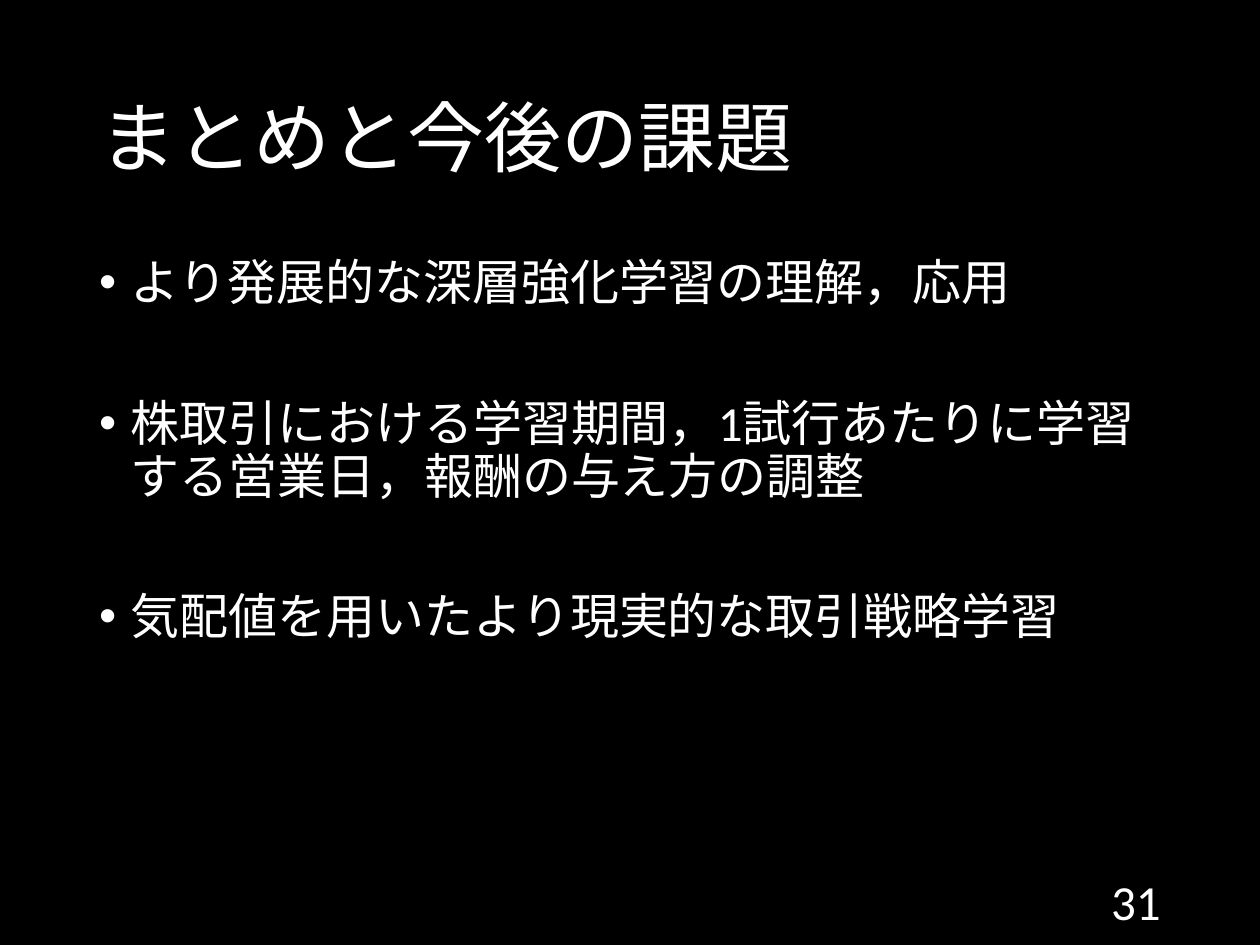
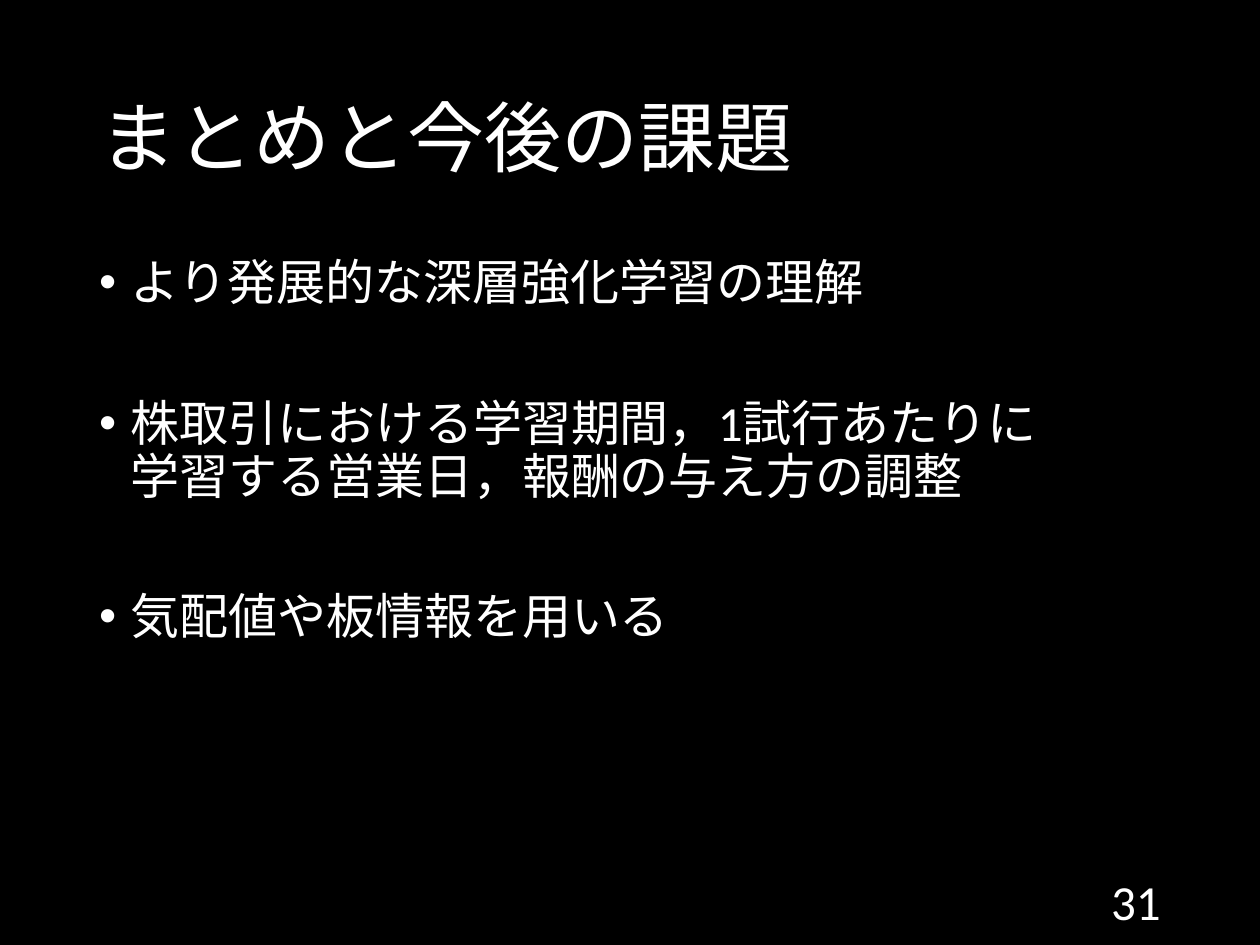
Before and after one commit to 1g-hub/ozeki, a slide deck: slide 31 of B3/情報工学実験II_発表資料.pptx. Drawn at 1260x945 pixels with LibreOffice and Linux fonts; fonts in the diff are those of the drawing. Boxes give left, top, right and bottom in pixels: in the first picture for what was removed or moved away, otherwise in the second. Text is boxed around its words. In the diff, an @@ line names an element or a change of style, - is before the commit and + after.

```diff
--- a/B3/情報工学実験II_発表資料.pptx
+++ b/B3/情報工学実験II_発表資料.pptx
@@ text at [131, 258, 1037, 638]: text changed @@
-• より発展的な深層強化学習の理解，応用
-• 株取引における学習期間，1試行あたりに学習する営業日，報酬の与え方の調整
-• 気配値を用いたより現実的な取引戦略学習
+• より発展的な深層強化学習の理解
+• 株取引における学習期間，1試行あたりに
+  学習する営業日，報酬の与え方の調整
+• 気配値や板情報を用いる
```
Also in this commit, not shown: 11 other slides changed.
